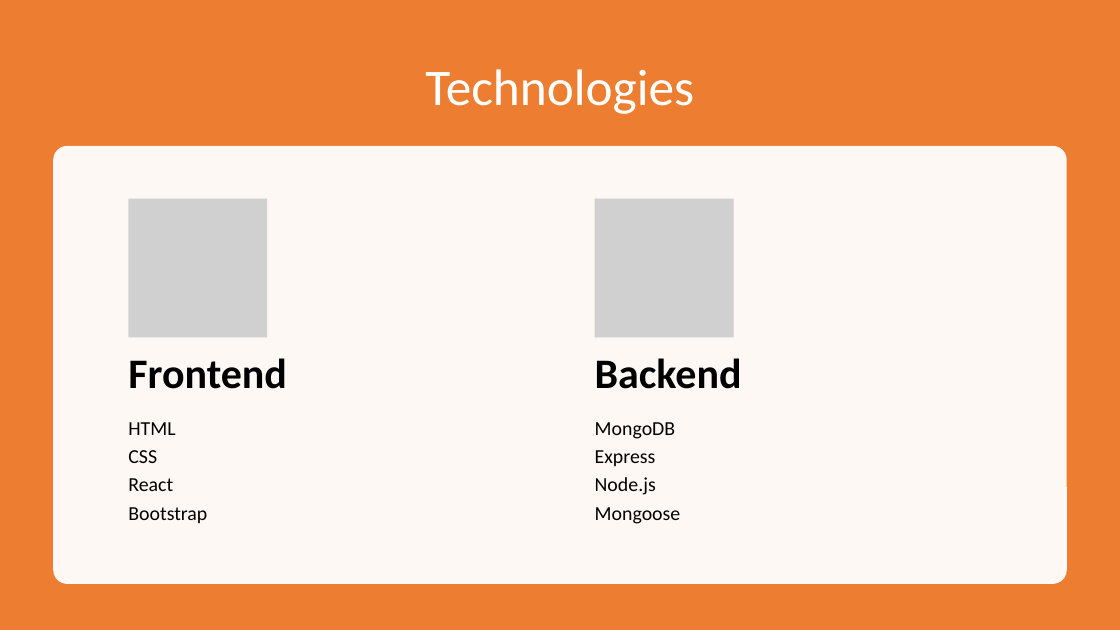
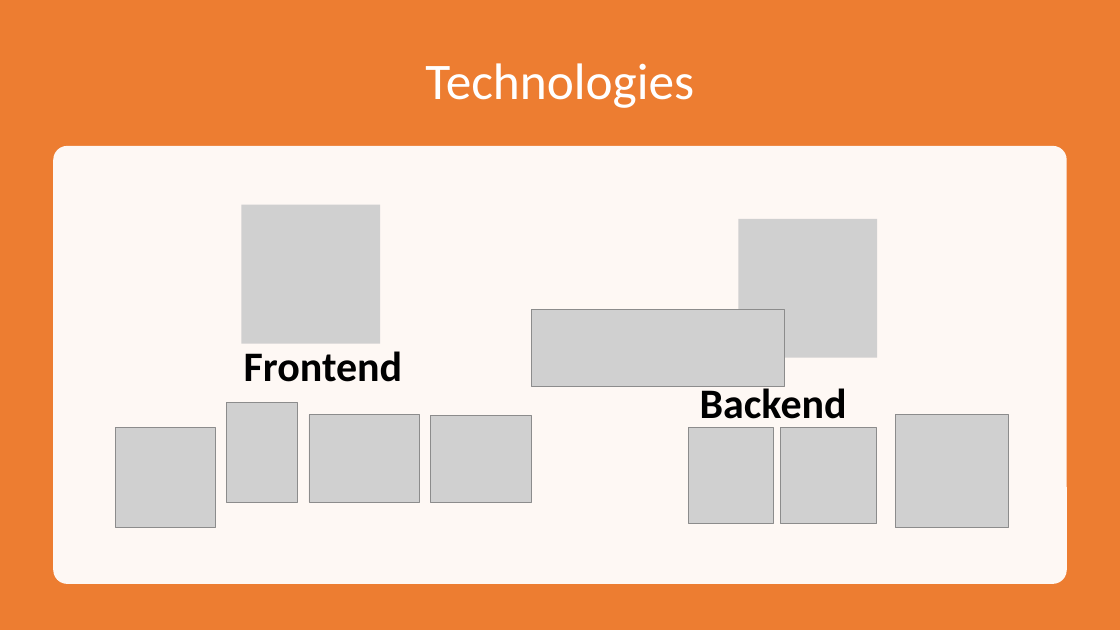
Before and after one commit to keira-mclean/capstone-cjk-be, a slide deck: slide 4 of Capstone3_CJK.pptx. Drawn at 1120x630 pixels with LibreOffice and Linux fonts; fonts in the diff are those of the drawing; grey boxes stand for pictures. Boxes give left, top, right and bottom in pixels: in the first picture for what was removed or moved away, otherwise in the second. Text is boxed around its words. In the diff, an @@ line names an element or a change of style, - is before the commit and + after.

Commit message:
Tweaked the PPT a little.

```diff
--- a/Capstone3_CJK.pptx
+++ b/Capstone3_CJK.pptx
@@ title "Technologies" moved from (x1=425, y1=69, x2=694, y2=114) to (x1=425, y1=63, x2=694, y2=108) @@
@@ picture removed at (x1=129, y1=198, x2=267, y2=337) @@
@@ picture added at (x1=241, y1=205, x2=380, y2=344) @@
@@ picture moved from (x1=595, y1=198, x2=734, y2=337) to (x1=739, y1=218, x2=877, y2=357) @@
@@ picture added at (x1=531, y1=309, x2=785, y2=386) @@
@@ text "Frontend" moved from (x1=128, y1=358, x2=287, y2=389) to (x1=244, y1=351, x2=403, y2=382) @@
@@ text "Frontend" at (x1=244, y1=351, x2=403, y2=382): alignment left to centre; line spacing 0.9 to 1 @@
@@ text "Backend" at (x1=700, y1=383, x2=847, y2=428): alignment left to centre; line spacing 0.9 to 1 @@
@@ text "Backend" moved from (x1=595, y1=358, x2=742, y2=389) to (x1=700, y1=383, x2=847, y2=428) @@
@@ picture added at (x1=227, y1=402, x2=297, y2=502) @@
@@ picture added at (x1=309, y1=414, x2=419, y2=502) @@
@@ picture added at (x1=431, y1=416, x2=531, y2=503) @@
@@ picture added at (x1=896, y1=414, x2=1009, y2=528) @@
@@ picture added at (x1=116, y1=428, x2=216, y2=528) @@
@@ text removed at (x1=128, y1=422, x2=207, y2=524) @@
-HTML
-CSS
-React
-Bootstrap
@@ text removed at (x1=595, y1=422, x2=681, y2=524) @@
-MongoDB
-Express
-Node.js
-Mongoose
@@ picture added at (x1=689, y1=428, x2=774, y2=523) @@
@@ picture added at (x1=781, y1=428, x2=877, y2=524) @@
```
